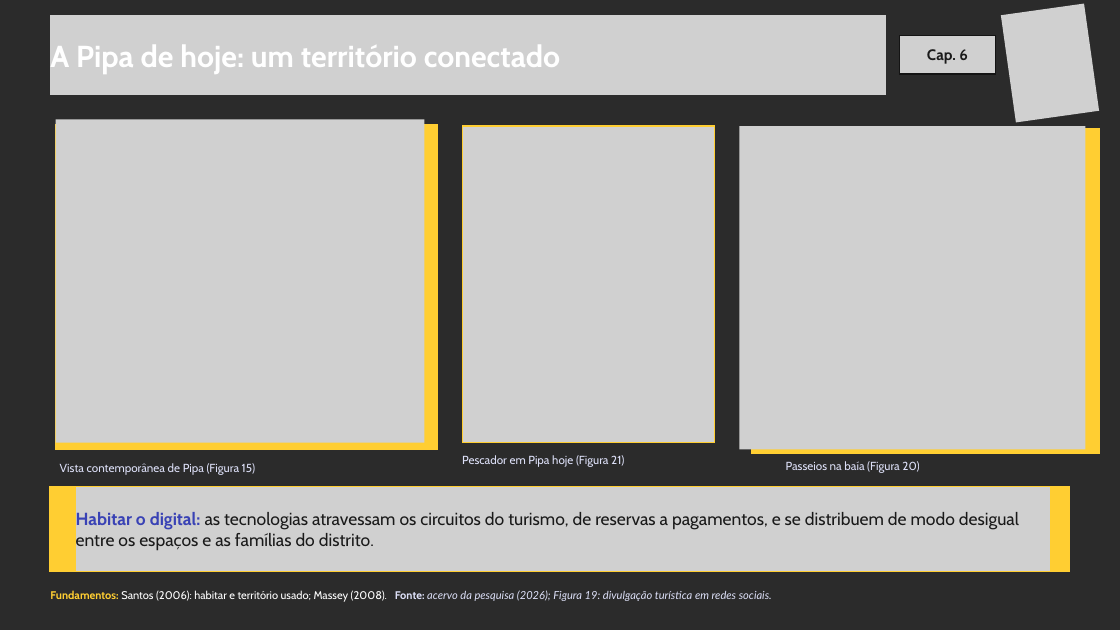
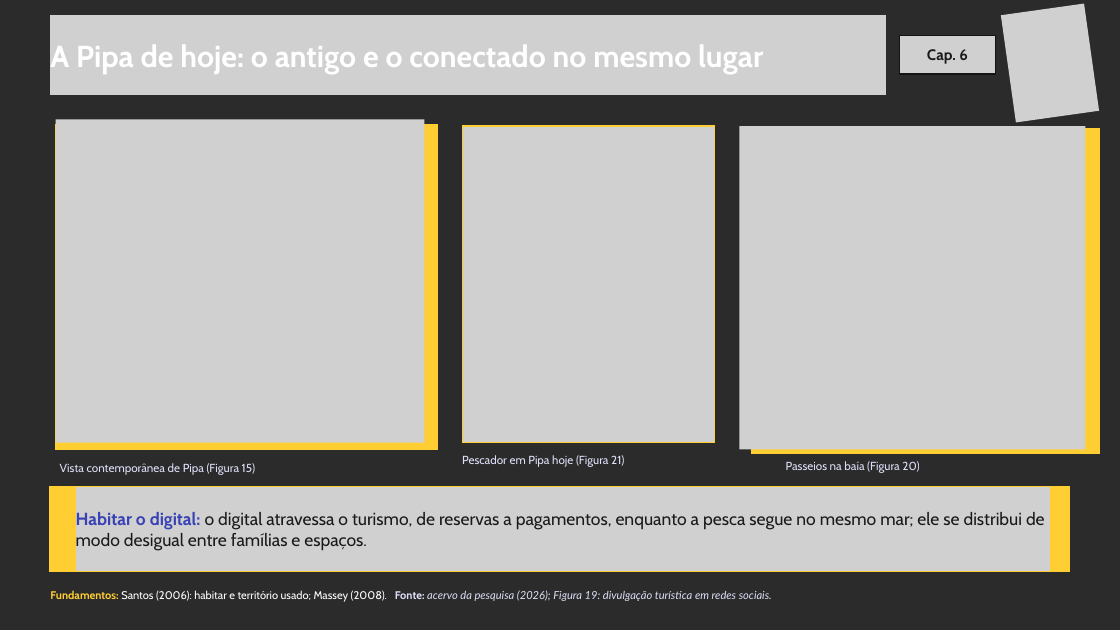
Before and after one commit to yzynya-beep/Tese, a slide deck: slide 16 of apresentacao_qualificacao/Seminario_qualificacao_20_slides_novo_projeto.pptx. Drawn at 1120x630 pixels with LibreOffice and Linux fonts; fonts in the diff are those of the drawing; grey boxes stand for pictures; background and template pictures are left out; a plain dark background stands for a picture behind light text. Boxes give left, top, right and bottom in pixels: in the first picture for what was removed or moved away, otherwise in the second. Text is boxed around its words. In the diff, an @@ line names an element or a change of style, - is before the commit and + after.

```diff
--- a/apresentacao_qualificacao/Seminario_qualificacao_20_slides_novo_projeto.pptx
+++ b/apresentacao_qualificacao/Seminario_qualificacao_20_slides_novo_projeto.pptx
@@ text at bbox=[50, 45, 763, 74]: text changed @@
-A Pipa de hoje: um território conectado
+A Pipa de hoje: o antigo e o conectado no mesmo lugar
@@ text at bbox=[76, 512, 1045, 551]: text changed @@
-Habitar o digital: as tecnologias atravessam os circuitos do turismo, de reservas a pagamentos, e se distribuem de modo desigual entre os espaços e as famílias do distrito.
+Habitar o digital: o digital atravessa o turismo, de reservas a pagamentos, enquanto a pesca segue no mesmo mar; ele se distribui de modo desigual entre famílias e espaços.
```
Also in this commit, not shown: 10 other slides changed.
